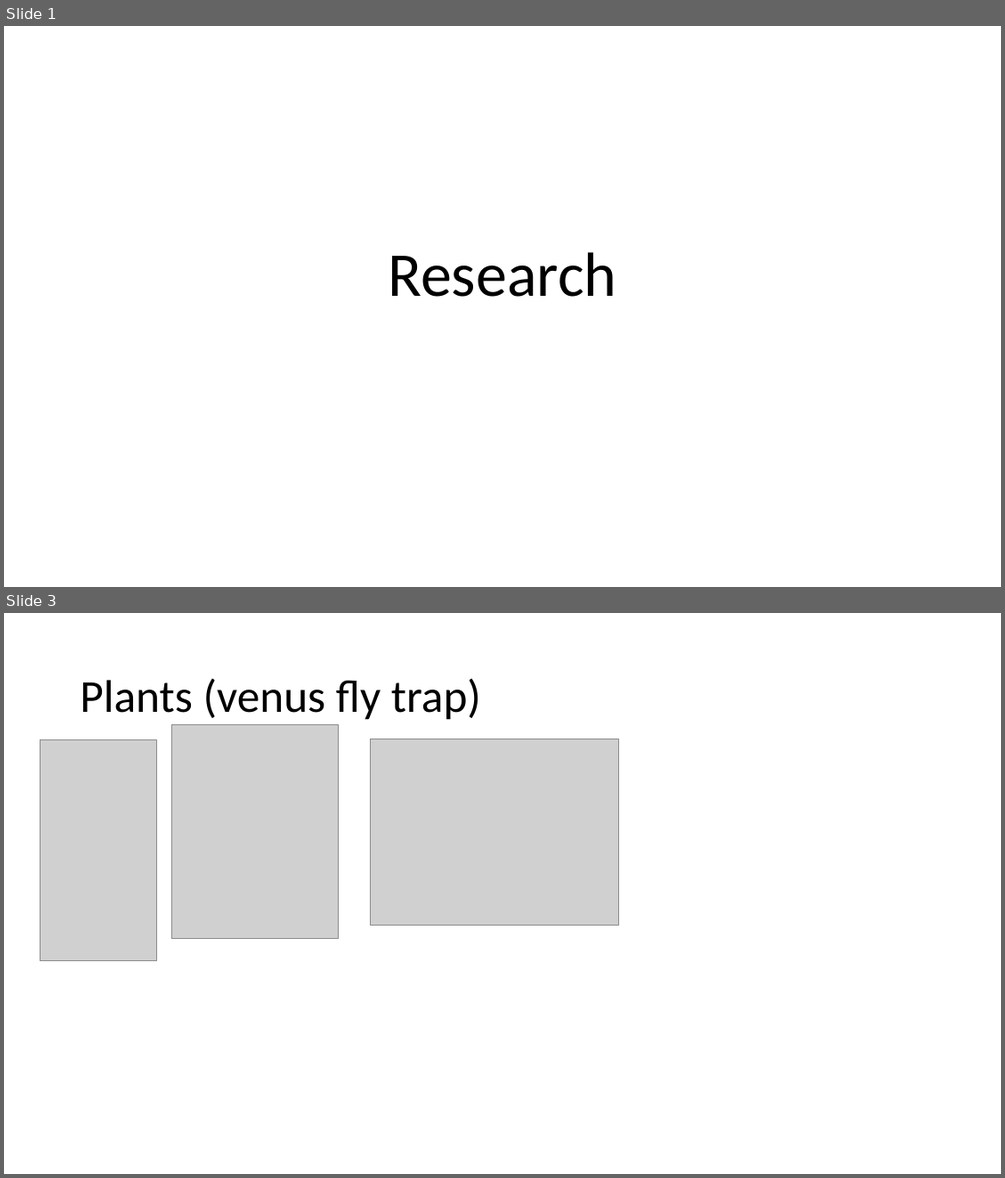
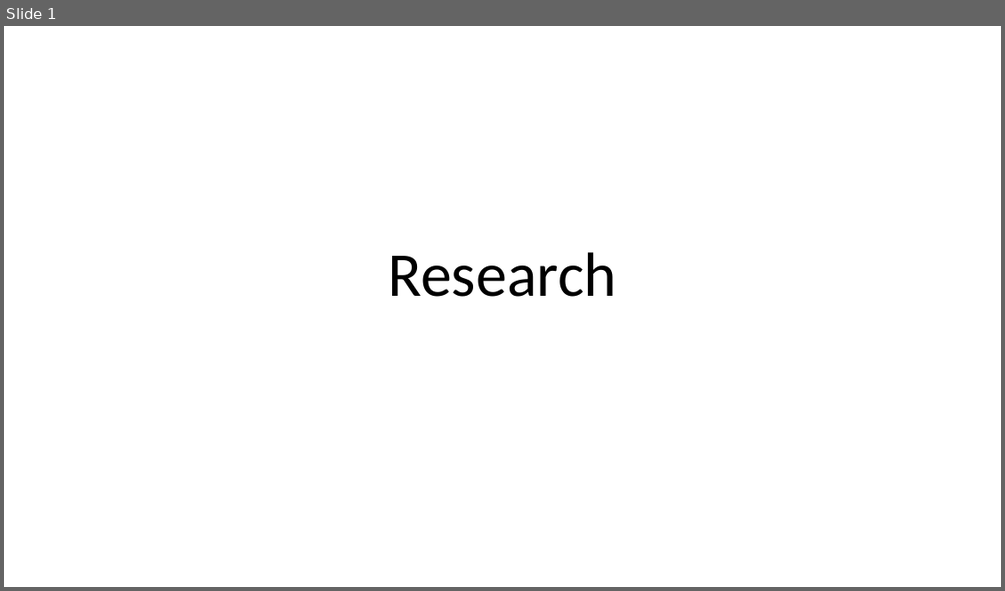
Before and after one commit to jjarhead24/Gnomes-on-the-roam, a slide deck: Research.pptx. Shown one above the other, each under a label of ours: slides 1 and 3 before the commit, slide 1 after it; the slides between them are not shown. The pictures are 1005x1178 and 1005x591 pixels, drawn with LibreOffice and Linux fonts; fonts in the diff are those of the drawing; grey boxes stand for pictures. Boxes give left, top, right and bottom in pixels: in the first picture for what was removed or moved away, otherwise in the second. Text is boxed around its words. In the diff, an @@ line names an element or a change of style, - is before the commit and + after.

```diff
--- a/Research.pptx
+++ b/Research.pptx
@@ slide 3 removed at (4,613,1001,1174), background #FFFFFF @@
@@ title removed at (80,678,481,720) @@
-Plants (venus fly trap)
@@ picture removed at (40,739,156,960) @@
@@ picture removed at (171,724,339,938) @@
@@ picture removed at (371,738,619,925) @@
```
Also in this commit, not shown: 3 slides added, 2 other slides removed, 3 other files.
